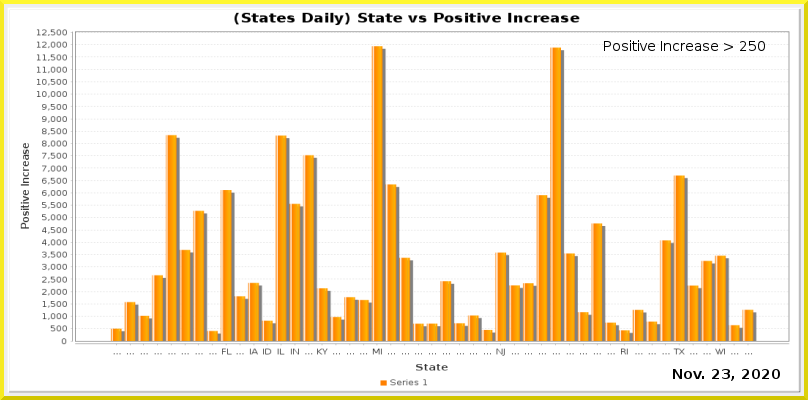
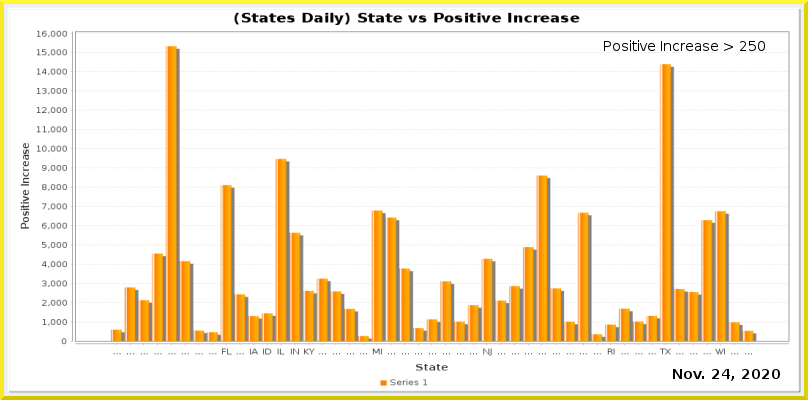
Before/after of a w=808, h=400 layered artwork. What changed in the layer stack:
painted on "Current Date" over [722, 369, 730, 379]
painted on "Date_vs_TestIncrease.png" over [36, 29, 789, 356]
